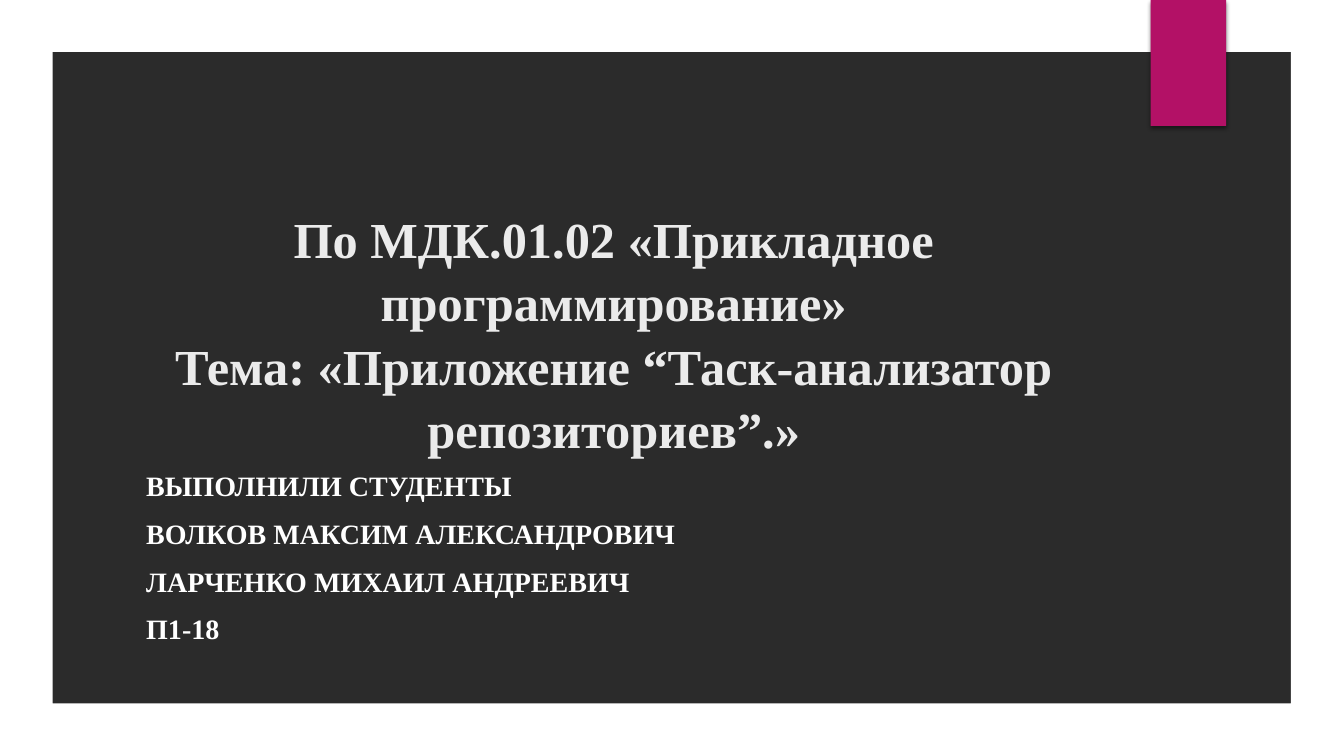
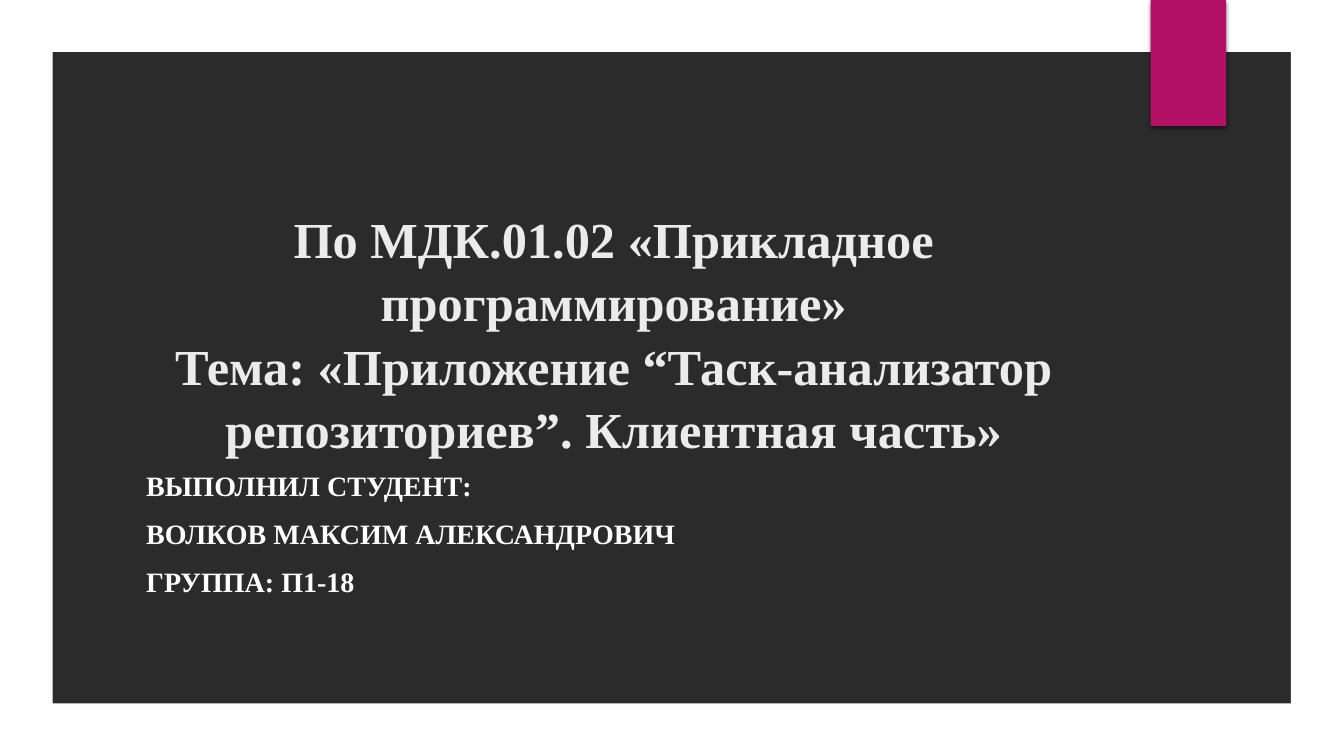
Before and after one commit to prog-kkkmt/p1-18, a slide deck: slide 1 of Курсовая/Презентация курсовой.pptx. Drawn at 1344x756 pixels with LibreOffice and Linux fonts; fonts in the diff are those of the drawing; background and template pictures are left out; a plain dark background stands for a picture behind light text. Boxes give left, top, right and bottom in pixels: in the first picture for what was removed or moved away, otherwise in the second. Text is boxed around its words. In the diff, an @@ line names an element or a change of style, - is before the commit and + after.

```diff
--- a/Курсовая/Презентация курсовой.pptx
+++ b/Курсовая/Презентация курсовой.pptx
@@ title at box(175, 224, 1052, 459): text changed @@
-По МДК.01.02 «Прикладное программирование»
-Тема: «Приложение “Таск-анализатор репозиториев”.»
+По МДК.01.02 «Прикладное программирование»
+Тема: «Приложение “Таск-анализатор репозиториев”. Клиентная часть»
@@ subtitle at box(146, 477, 472, 502): text changed @@
-ВЫПОЛНИЛИ СТУДЕНТЫ
+ВЫПОЛНИЛ СТУДЕНТ:
@@ subtitle at box(146, 573, 354, 593): text changed @@
-ЛАРЧЕНКО МИХАИЛ АНДРЕЕВИЧ
-П1-18
+ГРУППА: П1-18
```
Also in this commit, not shown: 2 other slides changed, 31 other files.
